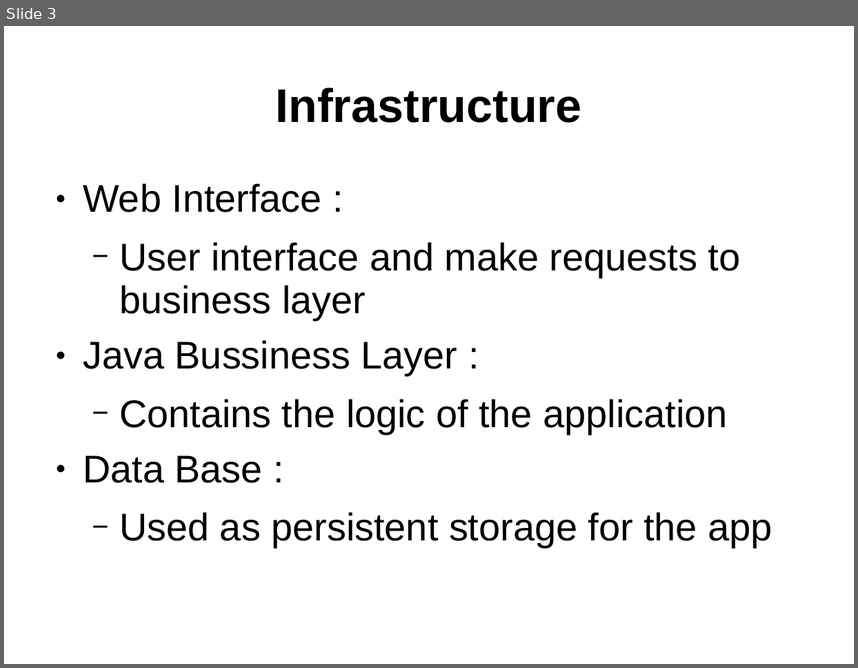
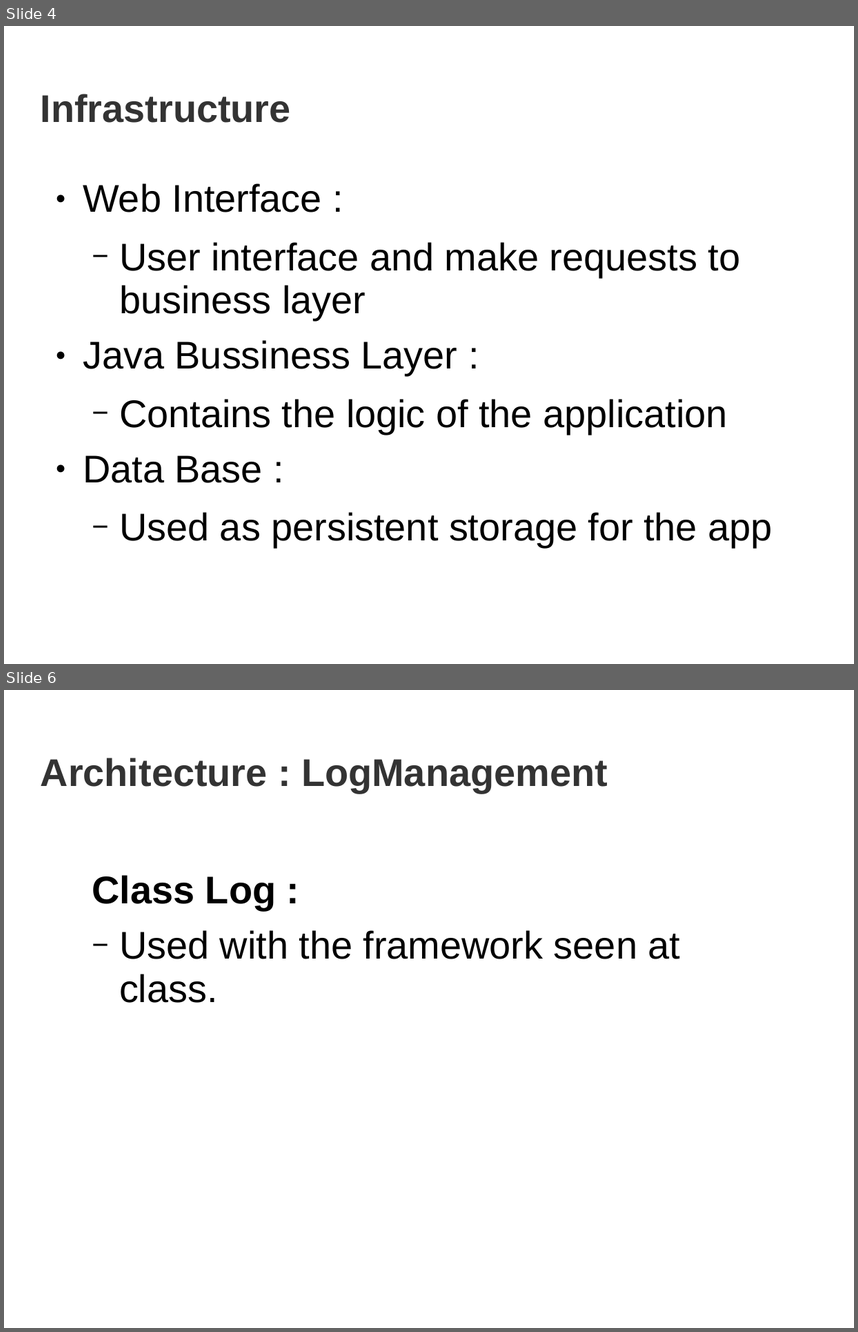
Before and after one commit to pbarbero/ESIEA.INF4035-EBAY, a slide deck: documentArchitecture.ppt. Shown one above the other, each under a label of ours: slide 3 before the commit, slides 4 and 6 after it; the slides between them are not shown. The pictures are 858x668 and 858x1332 pixels, drawn with LibreOffice and Linux fonts; fonts in the diff are those of the drawing; background and template pictures are left out. Boxes give left, top, right and bottom in pixels: in the first picture for what was removed or moved away, otherwise in the second. Text is boxed around its words. In the diff, an @@ line names an element or a change of style, - is before the commit and + after.

```diff
--- a/documentArchitecture.ppt
+++ b/documentArchitecture.ppt
@@ slide 6 added at [4,690,854,1328], background picture (left out) @@
@@ title added at [41,758,608,793], 36 pt, text #333333, bold @@
+Architecture : LogManagement
@@ text added at [92,875,681,1003], 36 pt, text #000000 @@
+  Class Log :
+  − Used with the framework seen at class.
@@ what was slide 3 is now slide 4 @@
@@ slide 4 changed as well @@
@@ title "Infrastructure": place and size @@
-title "Infrastructure" at [276,87,582,123]
+title "Infrastructure" at [41,94,291,123]
@@ title "Infrastructure" at [41,94,291,123]: size 44 to 36 pt, text colour #000000 to #333333; alignment centre to left @@
```
Also in this commit, not shown: 2 other slides changed, 6 other slides added, 1 slide removed.
